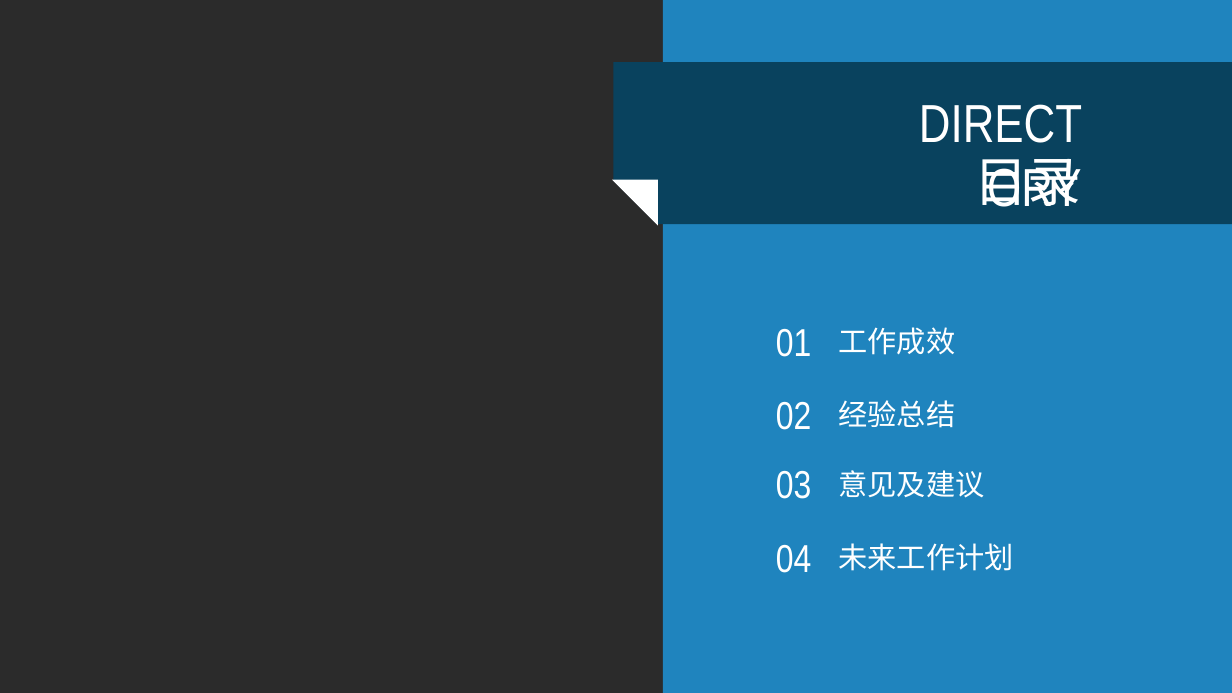
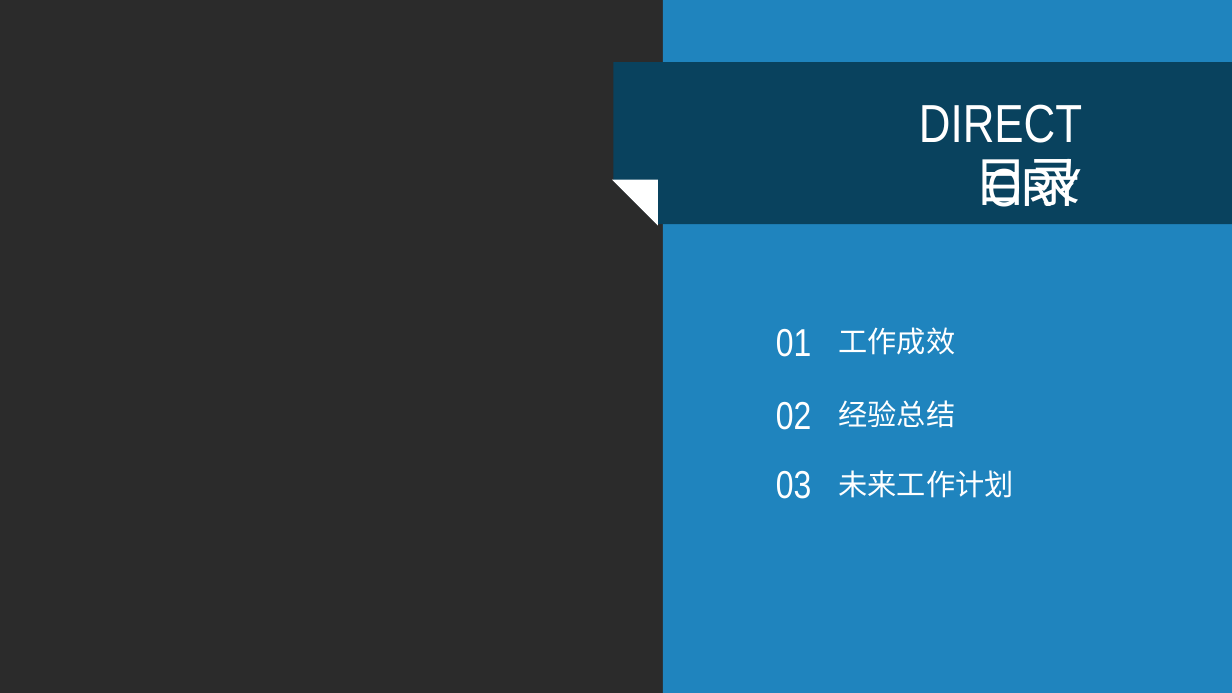
Before and after one commit to Ovaphlow/ovaphlow-config.files, a slide deck: slide 2 of 王绪楠.pptx. Drawn at 1232x693 pixels with LibreOffice and Linux fonts; fonts in the diff are those of the drawing; background and template pictures are left out; a plain dark background stands for a picture behind light text. Boxes give left, top, right and bottom in pixels: in the first picture for what was removed or moved away, otherwise in the second. Text is boxed around its words. In the diff, an @@ line names an element or a change of style, - is before the commit and + after.

```diff
--- a/王绪楠.pptx
+++ b/王绪楠.pptx
@@ text "未来工作计划": place and size @@
-text "未来工作计划" at box(838, 543, 1013, 571)
+text "未来工作计划" at box(838, 470, 1013, 498)
@@ text "未来工作计划" at box(838, 470, 1013, 498): font Arial to Arial Narrow @@
@@ text removed at box(838, 470, 984, 498) @@
-意见及建议
@@ text removed at box(776, 545, 812, 573) @@
-04
```
Also in this commit, not shown: 3 other slides changed, 2 slides added, 1 slide removed, 4 other files.
